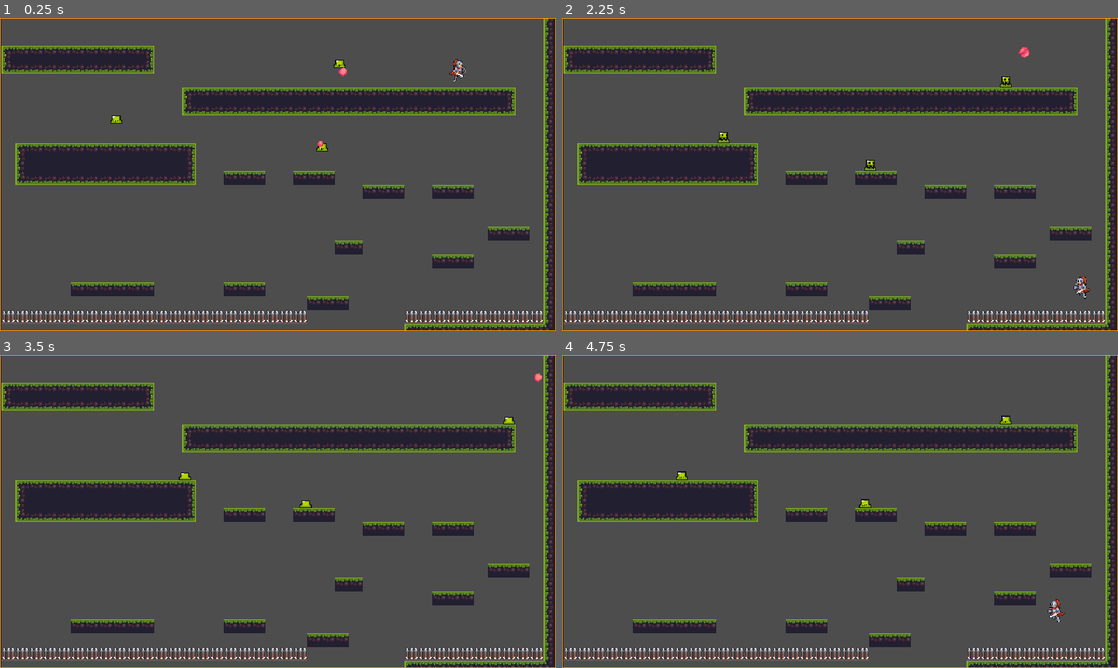
Above: before the commit, frames 1-4 (two rows, left to right).
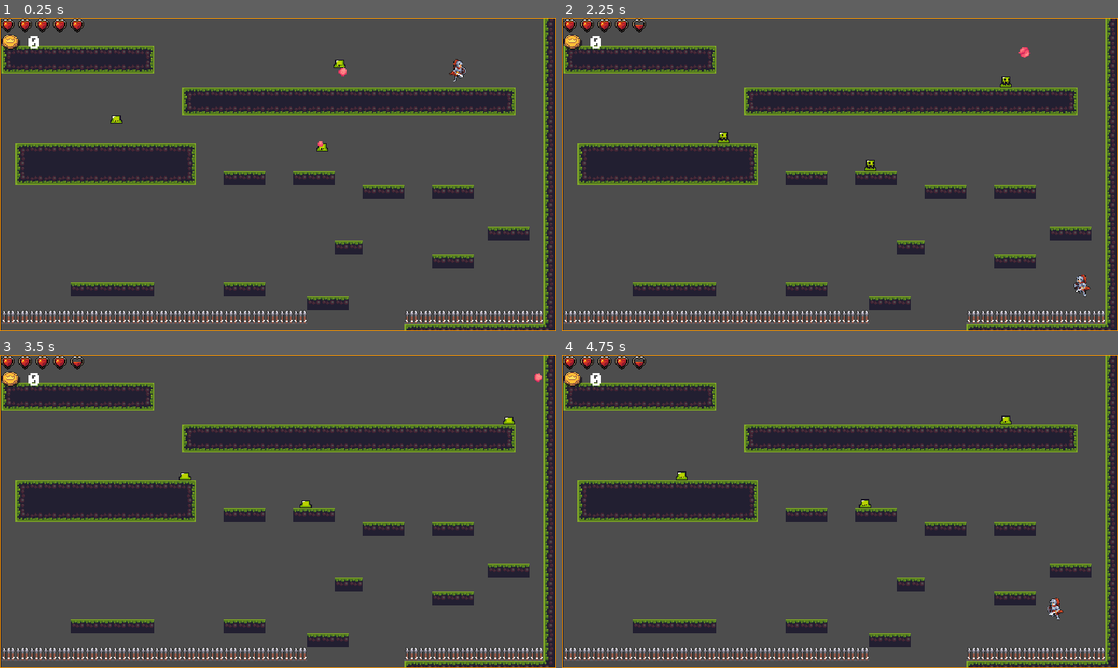
Above: after the commit, the same moments.

Repository: Ver-V/2d-platformer-project
Game: Godot game, scene res://Scenes/Stage/Stage.tscn
Same seed, same stepped clock (60 frames per second), same inputs: the game is played once before the commit and once after it.
Inputs:
- Up to frame 1 (0.25 s): no input
- Up to frame 2 (2.25 s): hold E (Interact, bound only after the commit) 0.53-1.28 s; hold Right (right) 0.53-2.03 s; tap Z (jump) at 0.77, 1.52 s; tap X (attack) at 1.35 s; tap E (Interact, bound only after the commit) at 1.55 s; hold A (left) from 2.03 s (still down); hold E (Interact, bound only after the commit) from 2.03 s (still down)
- Up to frame 3 (3.5 s): release A (left) at 2.78 s; release E (Interact, bound only after the commit) at 2.78 s; hold Right (right) from 2.78 s (still down); tap E (Interact, bound only after the commit) at 2.85 s; tap Z (jump) at 3.02 s
- Up to frame 4 (4.75 s): hold E (Interact, bound only after the commit) 3.53-4.28 s; tap X (attack) at 3.6 s; tap Z (jump) at 3.77, 4.52 s; release Right (right) at 4.28 s; hold A (left) from 4.28 s (still down); tap E (Interact, bound only after the commit) at 4.35 s

The runs differ from the first frame. In frame 1, 0.6% of the frame differs, in the area x 0-16%, y 0-10%; in frame 2, 0.7%; in frame 3, 0.6%; in frame 4, 0.7%, in the area x 0-91%, y 0-86%.

Commit message:
dd
ddd

Diff:
--- a/Scenes/HazardTileMap.tscn
+++ b/Scenes/HazardTileMap.tscn
@@ -15,7 +15,7 @@
 3:0/0/physics_layer_0/polygon_0/points = PackedVector2Array(-8, -8, 8, -8, 8, 8, -8, 8)
 3:0/0/custom_data_0 = 10
 4:0/0 = 0
-4:0/0/physics_layer_0/polygon_0/points = PackedVector2Array(-8, -8, 8, -8, 6.4749146, 3.2374573, 0, 6.2950554, -6.115196, 3.4173164)
+4:0/0/physics_layer_0/polygon_0/points = PackedVector2Array(-8, -8, 8, -8, 8, 8, -8, 8)
 4:0/0/custom_data_0 = 10
 5:0/0 = 0
 5:0/0/physics_layer_0/polygon_0/points = PackedVector2Array(-8, -8, 8, -8, 8, 8, -8, 8)
--- a/Scenes/Player/HUD.tscn
+++ b/Scenes/Player/HUD.tscn
@@ -1,6 +1,30 @@
-[gd_scene format=3 uid="uid://b1xksg4lj5diy"]
+[gd_scene load_steps=11 format=3 uid="uid://b1xksg4lj5diy"]
+
+[ext_resource type="Script" uid="uid://cobwf8owprqua" path="res://Scenes/Player/hud.gd" id="1_2s5p1"]
+[ext_resource type="FontFile" uid="uid://cxqe7fhd3sbpr" path="res://Assets/fonts/PixelOperator8-Bold.ttf" id="2_vqpqm"]
+[ext_resource type="Texture2D" uid="uid://bmfhkce3wvq1k" path="res://Assets/sprites/#2 - Transparent Icons & Drop Shadow.png" id="3_765yc"]
+[ext_resource type="FontFile" uid="uid://dexfxct02yiks" path="res://Assets/fonts/PixelOperator8.ttf" id="4_1emjh"]
+[ext_resource type="Texture2D" uid="uid://6p28cbcbp8hj" path="res://Assets/sprites/Keyboard Letters and Symbols.png" id="5_m7g0g"]
+
+[sub_resource type="SystemFont" id="SystemFont_l8u43"]
+
+[sub_resource type="LabelSettings" id="LabelSettings_bw1yc"]
+font = ExtResource("2_vqpqm")
+
+[sub_resource type="AtlasTexture" id="AtlasTexture_m424g"]
+atlas = ExtResource("3_765yc")
+region = Rect2(226.09335, 389.12512, 27.42157, 23.366272)
+
+[sub_resource type="LabelSettings" id="LabelSettings_8tqey"]
+font = ExtResource("4_1emjh")
+
+[sub_resource type="AtlasTexture" id="AtlasTexture_2lupt"]
+atlas = ExtResource("5_m7g0g")
+region = Rect2(64.244736, 33.038322, 14.720764, 14.720753)
 
 [node name="Hud" type="CanvasLayer"]
+layer = 20
+script = ExtResource("1_2s5p1")
 
 [node name="Control" type="Control" parent="."]
 layout_mode = 3
@@ -10,20 +34,54 @@
 grow_horizontal = 2
 grow_vertical = 2
 
-[node name="HealthBar" type="TextureProgressBar" parent="Control"]
-layout_mode = 0
-offset_right = 52.0
-offset_bottom = 10.0
-tooltip_text = "HP"
-value = 100.0
-
 [node name="GoldLabel" type="Label" parent="Control"]
 layout_mode = 0
-offset_top = 11.0
-offset_right = 40.0
-offset_bottom = 34.0
+offset_left = 23.0
+offset_top = 21.0
+offset_right = 123.0
+offset_bottom = 44.0
+theme_override_fonts/font = SubResource("SystemFont_l8u43")
+text = "0"
+label_settings = SubResource("LabelSettings_bw1yc")
+
+[node name="CoinIcon" type="TextureRect" parent="Control/GoldLabel"]
+layout_mode = 0
+offset_left = -22.0
+offset_top = -2.000001
+offset_right = 5.0
+offset_bottom = 21.0
+scale = Vector2(0.8, 0.8)
+texture = SubResource("AtlasTexture_m424g")
+stretch_mode = 5
 
 [node name="InteractLabel" type="Label" parent="Control"]
+visible = false
+layout_mode = 1
+anchors_preset = 7
+anchor_left = 0.5
+anchor_top = 1.0
+anchor_right = 0.5
+anchor_bottom = 1.0
+offset_left = -142.0
+offset_top = -28.0
+offset_right = 142.0
+offset_bottom = -5.0
+grow_horizontal = 2
+grow_vertical = 0
+text = "'Press       to Interact'"
+label_settings = SubResource("LabelSettings_8tqey")
+
+[node name="TextureRect" type="TextureRect" parent="Control/InteractLabel"]
 layout_mode = 0
-offset_right = 40.0
-offset_bottom = 23.0
+offset_left = 89.0
+offset_top = -11.0
+offset_right = 129.0
+offset_bottom = 29.0
+texture = SubResource("AtlasTexture_2lupt")
+
+[node name="HeartContainer" type="HBoxContainer" parent="."]
+custom_minimum_size = Vector2(16, 16)
+offset_left = 1.0
+offset_top = 1.0
+offset_right = 41.0
+offset_bottom = 41.0
--- /dev/null
+++ b/Scenes/Player/HeartIcon.tscn
@@ -0,0 +1,22 @@
+[gd_scene load_steps=4 format=3 uid="uid://eixjee8d00ma"]
+
+[ext_resource type="Script" uid="uid://d2qyufowq7uyf" path="res://Scenes/Player/heart_icon.gd" id="1_5ypmd"]
+[ext_resource type="Texture2D" uid="uid://6twe4jcda2s1" path="res://Assets/sprites/GUISprite.png" id="1_nck6t"]
+
+[sub_resource type="AtlasTexture" id="AtlasTexture_q583w"]
+atlas = ExtResource("1_nck6t")
+region = Rect2(16, 16, 16, 16)
+
+[node name="HeartIcon" type="Control"]
+custom_minimum_size = Vector2(16, 16)
+layout_mode = 3
+anchors_preset = 0
+offset_right = 16.0
+offset_bottom = 16.0
+script = ExtResource("1_5ypmd")
+
+[node name="TextureRect" type="TextureRect" parent="."]
+layout_mode = 0
+offset_right = 16.0
+offset_bottom = 16.0
+texture = SubResource("AtlasTexture_q583w")
--- a/Scenes/Player/Player.tscn
+++ b/Scenes/Player/Player.tscn
@@ -221,7 +221,7 @@
 size = Vector2(18.111095, 30.742254)
 
 [sub_resource type="RectangleShape2D" id="RectangleShape2D_im3yb"]
-size = Vector2(13, 1.5)
+size = Vector2(11, 1.5)
 
 [node name="Player" type="CharacterBody2D"]
 collision_layer = 2
--- /dev/null
+++ b/Scenes/Player/heart_icon.gd
@@ -0,0 +1,37 @@
+# HeartIcon.gd
+extends Control
+
+@onready var texture_rect: TextureRect = $TextureRect
+
+# [설정] 아까 에디터에서 확인한 X 좌표값들을 여기에 적어주세요!
+# (이미지 크기에 따라 숫자가 다를 수 있으니 꼭 확인하세요)
+const POS_FULL = 16.0    # 1번째 그림 (꽉참)
+const POS_HALF = 32.0   # 2번째 그림 (반)
+const POS_EMPTY = 64.0  # 4번째 그림 (비어있음)
+
+func _ready() -> void:
+	# [중요] 모든 하트가 같은 리소스를 공유하면 하나만 바껴도 다 바뀝니다.
+	# 그래서 "나만의 복제본"을 만들어서 써야 합니다.
+	if texture_rect.texture:
+		texture_rect.texture = texture_rect.texture.duplicate()
+
+func update_visual(value: int):
+	# texture_rect 자체가 아니라, 그 안에 든 'AtlasTexture'를 가져옵니다.
+	var atlas = texture_rect.texture as AtlasTexture
+
+	if atlas == null:
+		return # 텍스쳐가 없거나 아틀라스가 아니면 패스
+
+	# 현재 설정된 자르기 영역(Region)을 가져옵니다.
+	var new_rect = atlas.region
+
+	# X 좌표(가로 위치)만 바꿉니다.
+	if value >= 20:
+		new_rect.position.x = POS_FULL
+	elif value >= 10:
+		new_rect.position.x = POS_HALF
+	else:
+		new_rect.position.x = POS_EMPTY
+
+	# 변경된 영역을 다시 적용합니다.
+	atlas.region = new_rect
--- /dev/null
+++ b/Scenes/Player/hud.gd
@@ -0,0 +1,60 @@
+# HUD.gd
+extends CanvasLayer
+
+# 방금 만든 '그릇' (HBoxContainer)
+@onready var heart_container: HBoxContainer = $HeartContainer
+
+# 라벨들 경로
+@onready var gold_label: Label = $Control/GoldLabel
+@onready var interact_label: Label = $Control/InteractLabel
+
+# 개별 하트 씬 (Control 노드로 된 파일)
+var heart_scene: PackedScene = preload("res://Scenes/Player/HeartIcon.tscn")
+const HP_PER_HEART = 20
+
+func _ready() -> void:
+	GameManager.hp_changed.connect(_on_hp_changed)
+	GameManager.gold_changed.connect(_on_gold_changed)
+	GameManager.interact_msg_requested.connect(_on_interact_msg)
+	GameManager.interact_msg_hidden.connect(_on_interact_hide)
+
+	call_deferred("_setup_ui")
+
+	visible = false
+
+func _setup_ui() -> void:
+	draw_hearts(GameManager.player_current_hp, GameManager.player_max_hp)
+	_on_gold_changed(GameManager.gold)
+	if interact_label: interact_label.visible = false
+
+func _on_hp_changed(current: int, max_hp: int) -> void:
+	draw_hearts(current, max_hp)
+
+func draw_hearts(current_hp: int, max_hp: int) -> void:
+	var total_hearts = ceili(float(max_hp) / HP_PER_HEART)
+
+	# 그릇 비우고 다시 채우기
+	if heart_container.get_child_count() != total_hearts:
+		for child in heart_container.get_children():
+			child.queue_free()
+
+		for i in range(total_hearts):
+			var heart = heart_scene.instantiate()
+			heart_container.add_child(heart) # 상자 안에 하트 넣기
+
+	# 하트 상태 업데이트
+	var hearts = heart_container.get_children()
+	for i in range(hearts.size()):
+		var heart_range_start = i * HP_PER_HEART
+		var heart_value = clampi(current_hp - heart_range_start, 0, HP_PER_HEART)
+		hearts[i].update_visual(heart_value)
+
+# ... (골드, 상호작용 함수들은 기존 그대로) ...
+func _on_gold_changed(amount: int) -> void:
+	if gold_label: gold_label.text = " %d" % amount
+
+func _on_interact_msg(msg: String) -> void:
+	interact_label.visible = true
+
+func _on_interact_hide() -> void:
+	if interact_label: interact_label.visible = false
--- a/Scenes/Stage/Stage.tscn
+++ b/Scenes/Stage/Stage.tscn
@@ -319,6 +319,5 @@
 
 [node name="SavePoint" parent="." instance=ExtResource("7_2erbf")]
 position = Vector2(178, 454)
-collision_mask = 2
 
 [editable path="HazardTileMap"]
--- a/Scenes/UI.tscn
+++ b/Scenes/UI.tscn
@@ -1,3 +1,3 @@
 [gd_scene format=3 uid="uid://dkebym2d2cq7g"]
 
-[node name="Ui" type="Node2D"]
+[node name="UI" type="Node2D"]
--- /dev/null
+++ b/Script/Interactable.gd
@@ -0,0 +1,35 @@
+# Interactable.gd
+extends Area2D
+class_name Interactable
+
+# [삭제] prompt_message 변수는 이제 필요 없습니다. HUD에 있는걸 그대로 쓸 거니까요.
+# @export var prompt_message: String = "E: 상호작용"
+
+var player_in_range: bool = false
+
+func _ready() -> void:
+	body_entered.connect(_on_body_entered)
+	body_exited.connect(_on_body_exited)
+
+func _on_body_entered(body: Node) -> void:
+	if body.is_in_group("player"):
+		player_in_range = true
+		# [수정] 텍스트 없이 "켜줘!" 신호만 보냅니다.
+		# (GameManager의 신호가 인자를 받도록 되어있어도, 빈 문자열 ""을 보내면 됩니다)
+		GameManager.interact_msg_requested.emit("")
+
+func _on_body_exited(body: Node) -> void:
+	if body.is_in_group("player"):
+		player_in_range = false
+		# "꺼줘!" 신호
+		GameManager.interact_msg_hidden.emit()
+
+func _input(event: InputEvent) -> void:
+	if not player_in_range: return
+
+	if event.is_action_pressed("interact"):
+		_on_interact()
+
+func _on_interact() -> void:
+	print("상호작용 실행됨!")
+	# 상자 열기 등의 로직...
--- a/Script/SavePoint.gd
+++ b/Script/SavePoint.gd
@@ -1,34 +1,71 @@
 # SavePoint.gd
 extends Area2D
 
-@onready var sprite = $AnimatedSprite2D # 색깔 바꾸기용
-var can_save: bool = true # 저장 가능 여부 (쿨타임용)
+@onready var sprite = $AnimatedSprite2D # 색깔/애니메이션 바꾸기용
+
+var can_save: bool = true   # 쿨타임 체크용
+var player_in_range: bool = false # 플레이어가 범위 안에 있는지?
 
 func _ready() -> void:
+	# 시그널 연결
 	body_entered.connect(_on_body_entered)
+	body_exited.connect(_on_body_exited)
+
 	if sprite != null:
 		sprite.play("default")
 
+# 플레이어가 범위에 들어왔을 때 -> "저장하기" 안내 띄움
 func _on_body_entered(body: Node) -> void:
-	if not can_save: return # 쿨타임 중이면 무시
+	if body.is_in_group("player"):
+		player_in_range = true
+		# 텍스트 내용은 필요 없으니 빈칸("")을 보냅니다. HUD가 알아서 무시하고 켜기만 할 겁니다.
+		GameManager.interact_msg_requested.emit("Save")
 
+# 플레이어가 나갔을 때 -> 안내 끄기
+func _on_body_exited(body: Node) -> void:
 	if body.is_in_group("player"):
+		player_in_range = false
+		GameManager.interact_msg_hidden.emit()
+
+# 키 입력 감지 (process나 input 함수 사용)
+func _input(event: InputEvent) -> void:
+	# 1. 플레이어가 범위 안에 있고
+	# 2. 저장 가능한 상태(쿨타임 아님)이고
+	# 3. 방금 'interact'(E키)를 눌렀다면?
+	if player_in_range and can_save and event.is_action_pressed("Interact"):
 		activate_checkpoint()
 
 func activate_checkpoint() -> void:
-	# 1. 저장 실행 (메모리 + 파일)
-	# 플레이어가 바닥에 끼지 않게 Y축을 살짝(-10) 올려서 저장
+	# 중복 저장 방지 (쿨타임 시작)
+	can_save = false
+
+	# 1. 플레이어 체력 회복 (선택사항 - 할로우 나이트 스타일)
+	# 범위 내의 플레이어를 찾아서 체력을 채워줍니다.
+	var players = get_tree().get_nodes_in_group("player")
+	if players.size() > 0:
+		GameManager.player_current_hp = players[0].hp
+
 	GameManager.save_checkpoint(global_position + Vector2(0, -10))
 	GameManager.save_game()
+	print("Saved Game")
 
 	print("체크포인트 저장 완료!")
 
-	# 2. 비주얼/사운드 효과 (지나갈 때마다 반짝이게)
-	# 여기에 효과음 재생 코드 넣으면 좋습니다 (예: $AudioStreamPlayer.play())
+	# 3. 피드백 (텍스트 변경 & 깜빡임)
+	GameManager.interact_msg_requested.emit("Saved!")
 
-	# 3. 짧은 쿨타임 적용 (저장 도배 방지용 2~3초)
-	can_save = false
+	if sprite:
+		# 저장됐다는 느낌을 주기 위해 색을 잠시 바꿈 (예: 초록색)
+		var original_modulate = sprite.modulate
+		sprite.modulate = Color(0.5, 1.5, 0.5) # 밝은 초록빛
+		await get_tree().create_timer(0.5).timeout
+		sprite.modulate = original_modulate
+
+	# 4. 쿨타임 해제 (다시 저장 가능)
+	# 바로 저장이 가능하게 할지, 조금 기다리게 할지 결정 (여기선 1초 대기)
 	await get_tree().create_timer(3.0).timeout
+	can_save = true
 
-	# 3초 뒤에 색깔 원래대로 & 다시 저장 가능
-	can_save = true
+	# 플레이어가 여전히 서 있다면 다시 안내 문구로 복귀
+	if player_in_range:
+		GameManager.interact_msg_requested.emit("Save")
--- a/Script/player.gd
+++ b/Script/player.gd
@@ -44,6 +44,7 @@
 		# 새 게임 시작 시 GameManager 정보도 갱신
 		GameManager.player_current_hp = hp
 		GameManager.player_max_hp = max_hp
+		GameManager.update_hp(hp)
 
 	if sprite != null:
 		sprite.play("Stand") # 시작 시 기본 자세
--- a/Script/stage.gd
+++ b/Script/stage.gd
@@ -39,6 +39,7 @@
 		snap_to_room(room_from_pos(player.global_position), true)
 
 	Engine.time_scale = 1.0
+	HUD.visible = true
 
 # --- 플레이어 관련 ---
 
--- a/project.godot
+++ b/project.godot
@@ -18,6 +18,7 @@
 [autoload]
 
 GameManager="*res://Script/GameManager.gd"
+HUD="*res://Scenes/Player/HUD.tscn"
 
 [display]
 
@@ -53,6 +54,11 @@
 "events": [Object(InputEventKey,"resource_local_to_scene":false,"resource_name":"","device":-1,"window_id":0,"alt_press …(192 unchanged characters)…
 ]
 }
+Interact={
+"deadzone": 0.2,
+"events": [Object(InputEventKey,"resource_local_to_scene":false,"resource_name":"","device":0,"window_id":0,"alt_pressed":false,"shift_pressed":false,"ctrl_pressed":false,"meta_pressed":false,"pressed":false,"keycode":0,"physical_keycode":69,"key_label":0,"unicode":0,"location":0,"echo":false,"script":null)
+]
+}
 
 [rendering]
 
Binary file added: Assets/sprites/#2 - Transparent Icons & Drop Shadow.png
Not shown, added: Assets/sprites/#2 - Transparent Icons & Drop Shadow.png.import
Binary file added: Assets/sprites/GUISprite.png
Not shown, added: Assets/sprites/GUISprite.png.import
Binary file added: Assets/sprites/Keyboard Letters and Symbols.png
Not shown, added: Assets/sprites/Keyboard Letters and Symbols.png.import
Not shown, added: Scenes/Player/heart_icon.gd.uid
Not shown, added: Scenes/Player/hud.gd.uid
Not shown, added: Script/Interactable.gd.uid
